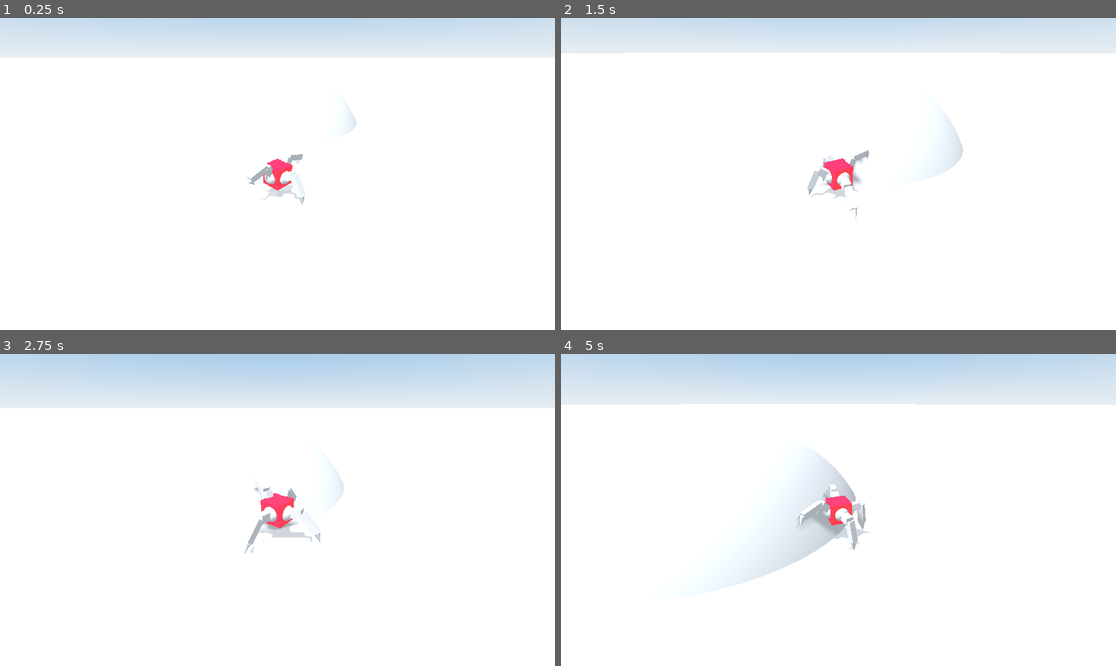
Above: before the commit, frames 1-4 (two rows, left to right).
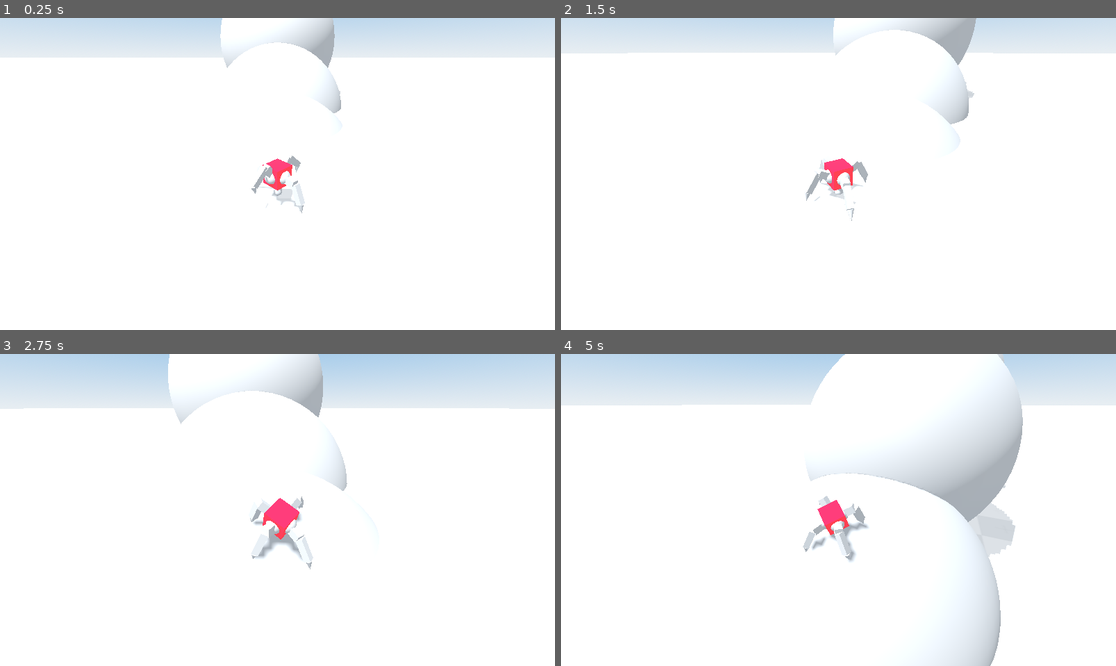
Above: after the commit, the same moments.

Repository: nickyvanurk/game-prototypes
Game: Godot game, scene res://main.tscn
Two runs of this game, one before a commit and one after it. Both use one fixed random seed, a clock stepped at 60 frames per second and the inputs below.
Inputs (mouse positions are in pixels of both pictures, inside the frame that each line leads up to):
- Up to frame 1 (0.25 s): no input
- Up to frame 2 (1.5 s): move the mouse to (866, 174) at 0.52 s; hold Mouse wheel down (zoom_in) 0.53-1.28 s; hold W (move_forward) from 0.53 s (still down); move the mouse to (810, 174) at 1.27 s; tap Mouse wheel up (zoom_out) at 1.35 s
- Up to frame 3 (2.75 s): keep holding W (move_forward); move the mouse to (288, 503) at 2.02 s; hold Mouse wheel down (zoom_in) from 2.03 s (still down)
- Up to frame 4 (5 s): keep holding W (move_forward); move the mouse to (832, 516) at 2.77 s; release Mouse wheel down (zoom_in) at 2.78 s; tap Mouse wheel up (zoom_out) at 2.85, 4.35 s; move the mouse to (877, 513) at 3.52 s; hold Mouse wheel down (zoom_in) 3.53-4.28 s; move the mouse to (794, 506) at 4.27 s

The runs differ from the first frame. In frame 1, 2.7% of the frame differs, in the area x 39-65%, y 0-63%; in frame 2, 3.6%; in frame 3, 5.7%; in frame 4, 15%, in the area x 0-100%, y 0-100%.

Commit message:
Add climbing

Diff:
--- /dev/null
+++ b/procedural-animation/player/DebugRay.gd
@@ -0,0 +1,4 @@
+extends RayCast3D
+
+func _ready():
+	set_as_top_level(true)
--- a/procedural-animation/player/leg/leg.gd
+++ b/procedural-animation/player/leg/leg.gd
@@ -1,6 +1,4 @@
 extends Node3D
-
-const CHAIN_MAX_ITER = 3
 
 @export var step_distance = 0.1
 @export var step_duration = 0.2
@@ -36,7 +34,7 @@
 		start_point = target.global_position
 		var overshoot_ray_position = home_position + direction * (step_distance * overshoot_fraction)
 		overshoot_ray_position.y = overshoot_ray.global_position.y
-		overshoot_ray.global_position = overshoot_ray_position
+#		overshoot_ray.global_position = overshoot_ray_position
 		end_point = overshoot_ray.get_collision_point()
 		center_point = (start_point + end_point) / 2
 		center_point += home_ray.get_collision_normal() * start_point.distance_to(end_point) / 2.0
--- a/procedural-animation/player/player.gd
+++ b/procedural-animation/player/player.gd
@@ -1,10 +1,7 @@
 extends CharacterBody3D
 
-@export var speed = 1.5
+@export var speed = 1
 @export var acceleration = 9
-
-@onready var gravity = ProjectSettings.get("physics/3d/default_gravity")
-@onready var terminal_velocity = ProjectSettings.get("physics/3d/terminal_velocity")
 
 @onready var legs = $CollisionShape3D/Body/Legs.get_children()
 @onready var body = $CollisionShape3D/Body
@@ -12,14 +9,16 @@
 func _physics_process(delta):
 	var camera_basis = $Camera3D.transform.basis
 	var input = Vector2(Input.get_axis("move_left", "move_right"), Input.get_axis("move_forward", "move_backward"))
-	var direction = camera_basis * Vector3(input.x, 0, input.y)
+	var direction = Vector3(input.x, 0, input.y)
 	direction.y = 0
 	direction = direction.normalized()
 
 	velocity.x = velocity.x + (direction.x * speed - velocity.x) * (acceleration * delta)
 	velocity.z = velocity.z + (direction.z * speed - velocity.z) * (acceleration * delta)
 
-	move_and_slide()
+	global_position += velocity * transform.basis.inverse() * delta
+
+#	move_and_collide(velocity * delta)
 
 #	if direction.length() > 0:
 #		var q_from = global_transform.basis.get_rotation_quaternion()
@@ -34,13 +33,13 @@
 		legs[0].step(dir, delta)
 		legs[2].step(dir, delta)
 
-#	var total = Vector3.ZERO;
-#	for leg in legs:
-#		total += leg.target.global_position
-#	total /= legs.size()
-#	global_position.y = global_position.lerp(total - global_position, 0.2).y
-#
-#	var normal = (legs[0].target.global_position - legs[2].target.global_position).cross(legs[1].target.global_position - legs[3].target.global_position).normalized()
-#	global_transform.basis.y = normal
-#	global_transform.basis.x = -global_transform.basis.z.cross(normal)
-#	global_transform.basis = global_transform.basis.orthonormalized()
+	var avg_surface_dist = 0.0
+	for leg in legs:
+		avg_surface_dist += to_local(leg.target.global_position).y
+	avg_surface_dist /= legs.size()
+	translate_object_local(Vector3(0, avg_surface_dist, 0))
+
+	var normal = (legs[0].target.global_position - legs[2].target.global_position).cross(legs[1].target.global_position - legs[3].target.global_position).normalized()
+	transform.basis.y = normal
+	transform.basis.x = -transform.basis.z.cross(normal)
+	transform.basis = transform.basis.orthonormalized()
--- a/procedural-animation/player/player.tscn
+++ b/procedural-animation/player/player.tscn
@@ -1,9 +1,10 @@
-[gd_scene load_steps=8 format=3 uid="uid://c2ya2rf21idl2"]
+[gd_scene load_steps=10 format=3 uid="uid://c2ya2rf21idl2"]
 
 [ext_resource type="Script" path="res://player/player.gd" id="1"]
 [ext_resource type="Script" path="res://player/camera.gd" id="2"]
 [ext_resource type="Script" path="res://player/camera_pivot.gd" id="3"]
 [ext_resource type="PackedScene" uid="uid://mseef47his28" path="res://player/leg/leg.tscn" id="4_f55ja"]
+[ext_resource type="Script" path="res://player/DebugRay.gd" id="5_7u64n"]
 
 [sub_resource type="BoxShape3D" id="BoxShape3D_su7qr"]
 size = Vector3(0.2, 0.2, 0.2)
@@ -14,8 +15,16 @@
 [sub_resource type="BoxMesh" id="BoxMesh_8pgsq"]
 size = Vector3(0.2, 0.2, 0.2)
 
+[sub_resource type="SphereMesh" id="SphereMesh_c6666"]
+radius = 0.05
+height = 0.1
+
 [node name="Player" type="CharacterBody3D"]
 collision_layer = 2
+slide_on_ceiling = false
+floor_stop_on_slope = false
+floor_block_on_wall = false
+floor_max_angle = 1.5708
 script = ExtResource("1")
 
 [node name="CameraPivot" type="Marker3D" parent="."]
@@ -56,3 +65,9 @@
 
 [node name="Leg4" parent="CollisionShape3D/Body/Legs" instance=ExtResource("4_f55ja")]
 transform = Transform3D(1.19249e-08, 0, -1, 0, 1, 0, 1, 0, 1.19249e-08, -0.08, 0, 0)
+
+[node name="DebugRay" type="RayCast3D" parent="."]
+script = ExtResource("5_7u64n")
+
+[node name="MeshInstance3d" type="MeshInstance3D" parent="."]
+mesh = SubResource("SphereMesh_c6666")
--- a/procedural-animation/world/world.tscn
+++ b/procedural-animation/world/world.tscn
@@ -33,10 +33,37 @@
 [node name="Player" parent="." instance=ExtResource("3")]
 
 [node name="StaticBody3d" type="StaticBody3D" parent="."]
-transform = Transform3D(1, 0, 0, 0, 1, 0, 0, 0, 1, 0, -1, -3)
+transform = Transform3D(1, 0, 0, 0, 1, 0, 0, 0, 1, 0, -1.36303, -3)
 
 [node name="CollisionShape3d" type="CollisionShape3D" parent="StaticBody3d"]
 shape = SubResource("SphereShape3D_76ea4")
 
 [node name="MeshInstance3d" type="MeshInstance3D" parent="StaticBody3d/CollisionShape3d"]
 mesh = SubResource("SphereMesh_k862b")
+
+[node name="StaticBody3d2" type="StaticBody3D" parent="."]
+transform = Transform3D(1, 0, 0, 0, 1, 0, 0, 0, 1, 0, -0.363026, -5)
+
+[node name="CollisionShape3d" type="CollisionShape3D" parent="StaticBody3d2"]
+shape = SubResource("SphereShape3D_76ea4")
+
+[node name="MeshInstance3d" type="MeshInstance3D" parent="StaticBody3d2/CollisionShape3d"]
+mesh = SubResource("SphereMesh_k862b")
+
+[node name="StaticBody3d3" type="StaticBody3D" parent="."]
+transform = Transform3D(1, 0, 0, 0, 1, 0, 0, 0, 1, 0, 1.63697, -7)
+
+[node name="CollisionShape3d" type="CollisionShape3D" parent="StaticBody3d3"]
+shape = SubResource("SphereShape3D_76ea4")
+
+[node name="MeshInstance3d" type="MeshInstance3D" parent="StaticBody3d3/CollisionShape3d"]
+mesh = SubResource("SphereMesh_k862b")
+
+[node name="StaticBody3d4" type="StaticBody3D" parent="."]
+transform = Transform3D(1, 0, 0, 0, 1, 0, 0, 0, 1, 0, 2.63697, -10)
+
+[node name="CollisionShape3d" type="CollisionShape3D" parent="StaticBody3d4"]
+shape = SubResource("SphereShape3D_76ea4")
+
+[node name="MeshInstance3d" type="MeshInstance3D" parent="StaticBody3d4/CollisionShape3d"]
+mesh = SubResource("SphereMesh_k862b")
